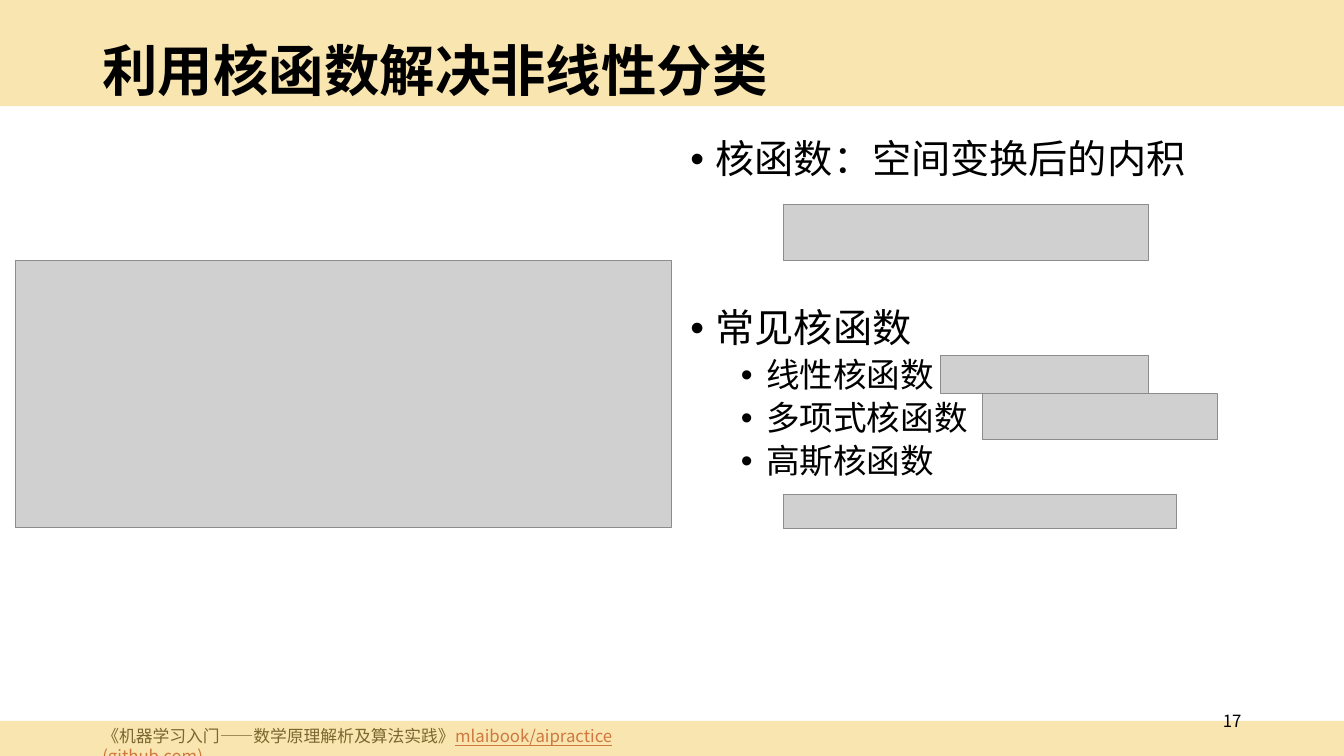
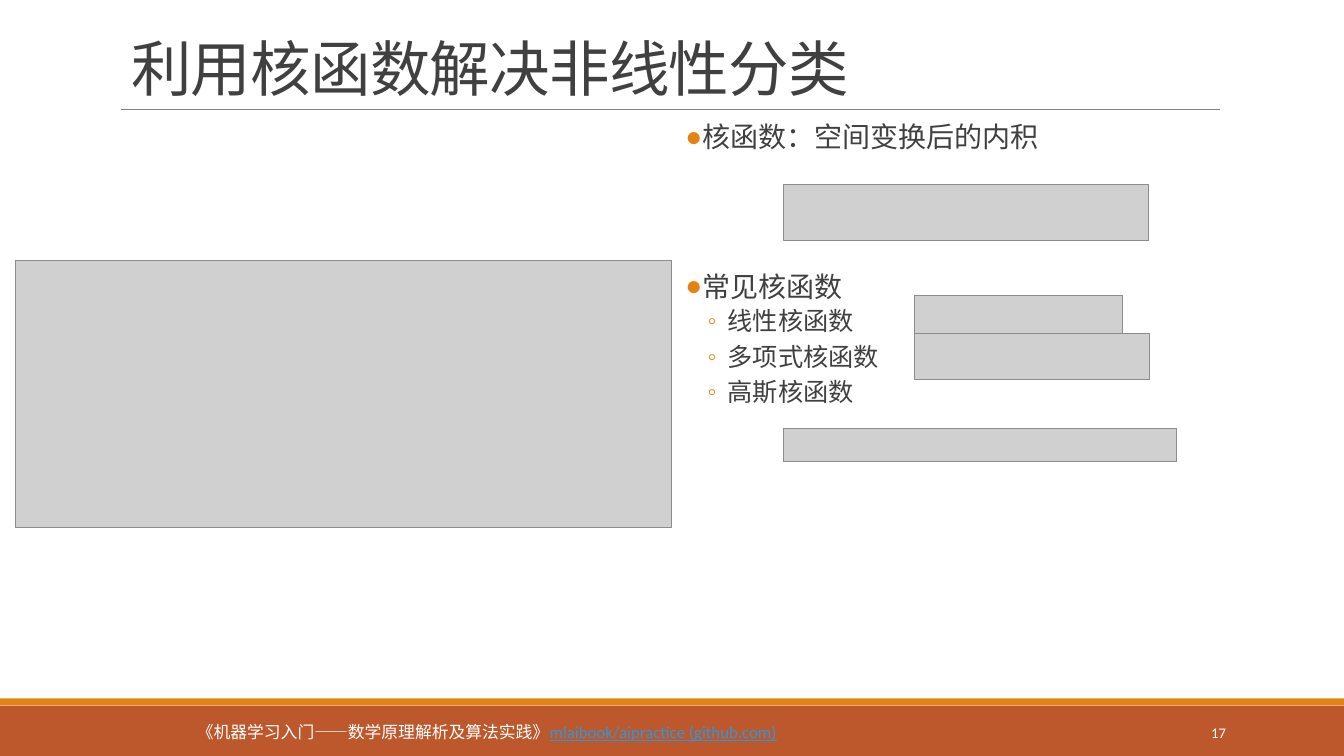
Before and after one commit to mlaibook/mlaibook.github.io, a slide deck: slide 17 of assets/slides/ch5-logistic.pptx. Drawn at 1344x756 pixels with LibreOffice and Linux fonts; fonts in the diff are those of the drawing; grey boxes stand for pictures. Boxes give left, top, right and bottom in pixels: in the first picture for what was removed or moved away, otherwise in the second. Text is boxed around its words. In the diff, an @@ line names an element or a change of style, - is before the commit and + after.

```diff
--- a/assets/slides/ch5-logistic.pptx
+++ b/assets/slides/ch5-logistic.pptx
@@ rectangle removed at box(0, 0, 1344, 106) @@
@@ title "利用核函数解决非线性分类": place and size @@
-title "利用核函数解决非线性分类" at box(102, 43, 767, 96)
+title "利用核函数解决非线性分类" at box(131, 40, 849, 96)
@@ title "利用核函数解决非线性分类" at box(131, 40, 849, 96): size 39.6 to 43.2 pt, font Arial to Calibri, text colour #000000 to #404040, letter spacing 0 to -0.5 pt, bold off; line spacing 0.9 to 0.85; vertical alignment middle to bottom @@
@@ line added from (121, 109) to (1220, 109), #808080 0.5 pt @@
@@ text "核函数：空间变换后的内积": place and size @@
-text "核函数：空间变换后的内积" at box(716, 139, 1186, 476)
+text "核函数：空间变换后的内积" at box(702, 123, 1038, 403)
@@ text "核函数：空间变换后的内积" at box(702, 123, 1038, 403): size 28 to 20 pt in "核函数：空间变换后的内积", "常见核函数"; font Noto Sans CJK SC to Calibri, text colour #000000 to #404040; size 24 to 18 pt in "线性核函数", "多项式核函数", "高斯核函数"; bullet • to ●; more space between paragraphs; bullet • to ◦ @@
@@ picture: place and size @@
-picture at box(783, 205, 1148, 260)
+picture at box(783, 185, 1148, 240)
@@ picture: place and size @@
-picture at box(941, 355, 1148, 393)
+picture at box(914, 295, 1122, 334)
@@ picture: place and size @@
-picture at box(983, 394, 1218, 441)
+picture at box(914, 334, 1149, 380)
@@ picture: place and size @@
-picture at box(783, 495, 1177, 528)
+picture at box(783, 429, 1177, 462)
@@ rectangle: place and size @@
-rectangle at box(0, 721, 1344, 756)
+rectangle at box(0, 706, 1344, 756)
@@ rectangle at box(0, 706, 1344, 756): fill #F3CD60 at 50% opacity to #BD582C @@
@@ rectangle added at box(0, 699, 1344, 706), fill #E48312 @@
@@ text "《机器学习入门——数学原理解析及算法实践》mlaibook/aipractice (github.com)": place and size @@
-text "《机器学习入门——数学原理解析及算法实践》mlaibook/aipractice (github.com)" at box(102, 728, 612, 746)
+text "《机器学习入门——数学原理解析及算法实践》mlaibook/aipractice (github.com)" at box(197, 724, 776, 741)
@@ text "《机器学习入门——数学原理解析及算法实践》mlaibook/aipractice (github.com)" at box(197, 724, 776, 741): font Noto Sans CJK SC to Calibri; text colour #000000 to #FFFFFF in "《机器学习入门——数学原理解析及算法实践》mlaibook/aipractice"; text colour #AD1F1F to #2998E3 in "《机器学习入门——数学原理解析及算法实践》mlaibook/aipractice (github.com)" @@
@@ page number: place and size @@
-page number at box(1223, 710, 1242, 727)
+page number at box(1211, 728, 1226, 738)
@@ page number at box(1211, 728, 1226, 738): size 12 to 10.5 pt, font Noto Sans CJK SC to Calibri, text colour #000000 to #FFFFFF @@
```
Also in this commit, not shown: 16 other slides changed, 5 other files.
